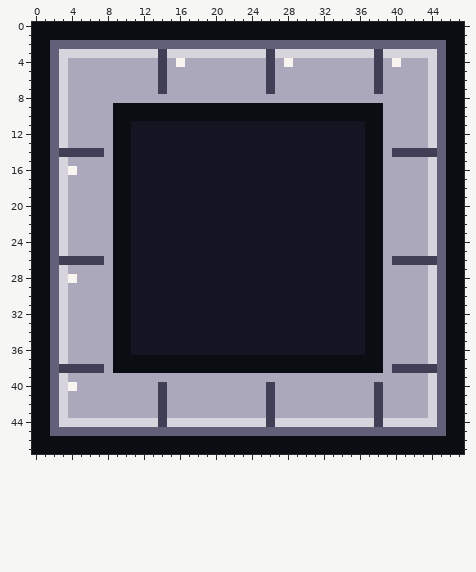
Pixel-art file: ArtSource/MenuUI/native/Panel.aseprite. The picture above was drawn from the file before the commit.
48x48 pixels, 1 frame. Colours within 5 levels of each other are drawn and written as one.
After:
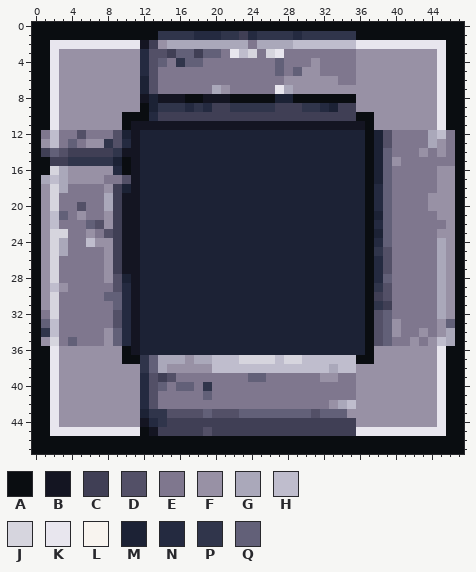
Palette (. is transparent): A #0a0d11  B #141522  C #403f55  D #535067  E #7f778e  F #9891a5  G #aaa8ba  H #bfbdcd  J #d6d5de  K #e8e6ee  L #f8f4ef  M #1c2235  N #242a40  P #30354b  Q #626078
Changes in this commit:
Changed rows in their new state; - is an unchanged pixel.
first column x 1:
 1 -------------PPPPNNNPPCNPPPPNPPPPPP-----------
 2 -KKKKKKKKKKBCFGGGGGGGGGEGGGGHHHHHHHKKKKKKKKKK-
 3 -KFFFFFFFFFNDDCQQCQQEKH-EJKEEEEEEEEFFFFFFFFFK-
 4 -KFFFFFFFFFNDQEPQQEEEEEEEEQEEEFEEEEFFFFFFFFFK-
 5 -KFFFFFFFFFNDEEEEEEEEEEEEEQEQFFEEEEFFFFFFFFFK-
 6 -KFFFFFFFFFMDEEEEEEEEEEEEEEFFFFFFEEFFFFFFFFFK-
 7 -KFFFFFFFFFMDEEEEEE-FEEEEEK-FFFFFFFFFFFFFFFFK-
 8 -KFFFFFFFFFBMBBBAABBBAAAAAMMAAAAAAAFFFFFFFFFK-
 9 -KFFFFFFFFF-MPPPNPNCCPPPPPCCCPPNMCCFFFFFFFFFK-
10 -KFFFFFFF---NCCCCCCCCCCCCCCCCCCCCCC--FFFFFFFK-
11 -KFFFFFFF----------------------------FFFFFFFK-
12 EHEEDEEEDM-MMMMMMMMMMMMMMMMMMMMMMMMM-MDEEEEGHE
13 FHEQEFFPDN-MMMMMMMMMMMMMMMMMMMMMMMMM-MDEEEEGFE
14 C-D----CPB-MMMMMMMMMMMMMMMMMMMMMMMMM-MQEEEFEFE
15 -CCPPPPPM--MMMMMMMMMMMMMMMMMMMMMMMMM-MQFEEEEEE
16 -JGFFFFFN--MMMMMMMMMMMMMMMMMMMMMMMMM-MQEEEEEFF
17 GHGFFFFEED-MMMMMMMMMMMMMMMMMMMMMMMMM-MQEEEEEFF
18 FJGEEEEFCM-MMMMMMMMMMMMMMMMMMMMMMMMM-NQEEEEEFF
19 FJEEEEE-CB-MMMMMMMMMMMMMMMMMMMMMMMMM-NQEEEEFFF
20 FJEEDEE-CB-MMMMMMMMMMMMMMMMMMMMMMMMM-NQEEEEFFF
21 FHQEFEEFCB-MMMMMMMMMMMMMMMMMMMMMMMMM-MQEEEEEFF
22 FHEEEQDFCB-MMMMMMMMMMMMMMMMMMMMMMMMM-NQEEEEEEF
23 FJ-EEFEDCB-MMMMMMMMMMMMMMMMMMMMMMMMM-MQEEEEEFF
24 FJGEEHFFCB-MMMMMMMMMMMMMMMMMMMMMMMMM-NQEEEEEGF
25 FJGEEEEFCB-MMMMMMMMMMMMMMMMMMMMMMMMM-PDEEEEEGF
26 FJEEEEEFCB-MMMMMMMMMMMMMMMMMMMMMMMMM-NDEEEEEGF
27 FJEEEEEFCB-MMMMMMMMMMMMMMMMMMMMMMMMM-NDEEEEEGF
28 FJEEEEEFDM-MMMMMMMMMMMMMMMMMMMMMMMMM-NQEEEEEGF
29 FHFEEEEEDN-MMMMMMMMMMMMMMMMMMMMMMMMM-PDEEEEEGF
30 FJEEEEEQQN-MMMMMMMMMMMMMMMMMMMMMMMMM-CDEEEEEGF
31 FJEEEEEEQN-MMMMMMMMMMMMMMMMMMMMMMMMM-PCEEEEEGF
32 EJEEEEEEDN-MMMMMMMMMMMMMMMMMMMMMMMMM-DQEEEEEGF
33 QHEEEEEEDN-MMMMMMMMMMMMMMMMMMMMMMMMM-DQFEEEEFQ
34 PHEEEEEFQN-MMMMMMMMMMMMMMMMMMMMMMMMM-DQFEEFEFG
35 FJEQEEEFQN-MMMMMMMMMMMMMMMMMMMMMMMMM-DQEEFEFHG
36 -KFFFFFFF--MMMMMMMMMMMMMMMMMMMMMMMMM-FFFFFFFK-
37 -KFFFFFFF--PQGGGFGGHHHJJJJHJJHHHHHH--FFFFFFFK-
38 -KFFFFFFFFFPQGFFFFFHHHHHHHHHHHHHGHHFFFFFFFFFK-
39 -KFFFFFFFFFNDCDEEEEEEEEQQEEEEEEFFEEFFFFFFFFFK-
40 -KFFFFFFFFFNDQEQQEPEEEEEEEEEEEEEEEEFFFFFFFFFK-
41 -KFFFFFFFFFNDEEEEEQEEEEEEEEEEEEEEEEFFFFFFFFFK-
42 -KFFFFFFFFFNDEEEEEEEEEEEEEEEEEEEF-HFFFFFFFFFK-
43 -KFFFFFFFFFMPPDDDDQDDDQQQQQQQQDQQQFFFFFFFFFFK-
44 -KFFFFFFFFFBNPCCCCCCCCCCC-CCCCCCCCCFFFFFFFFFK-
45 -KKKKKKKKKKABCCCCCDCCCCCCCCCCCCCCCCKKKKKKKKKK-
